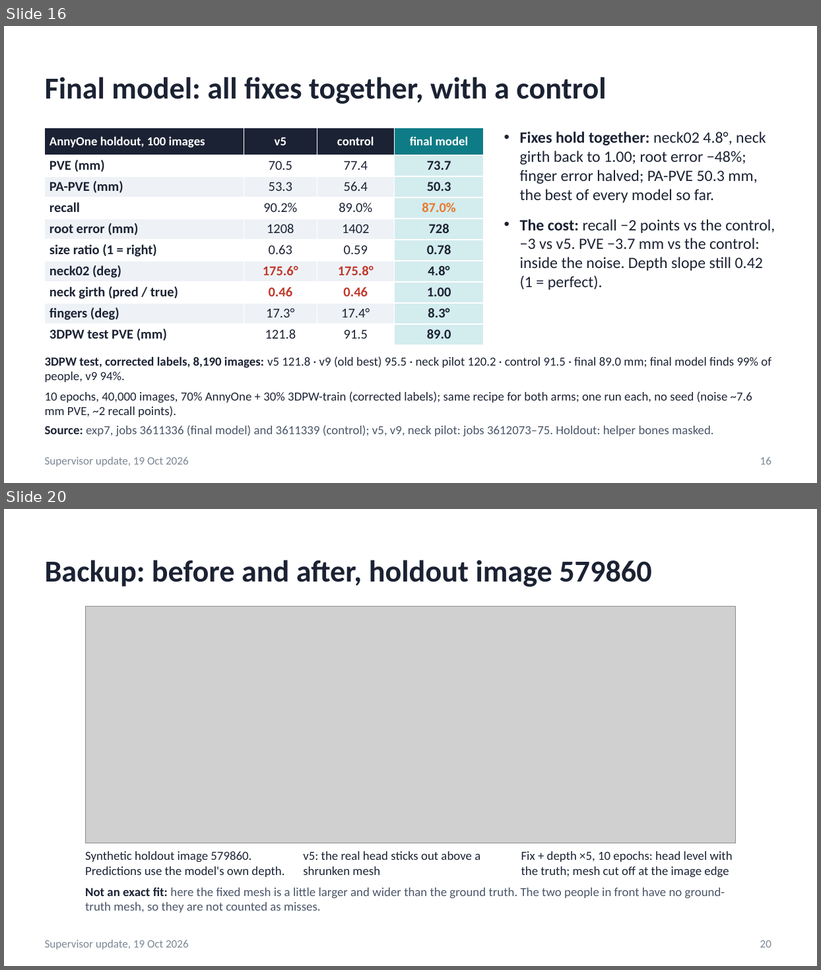
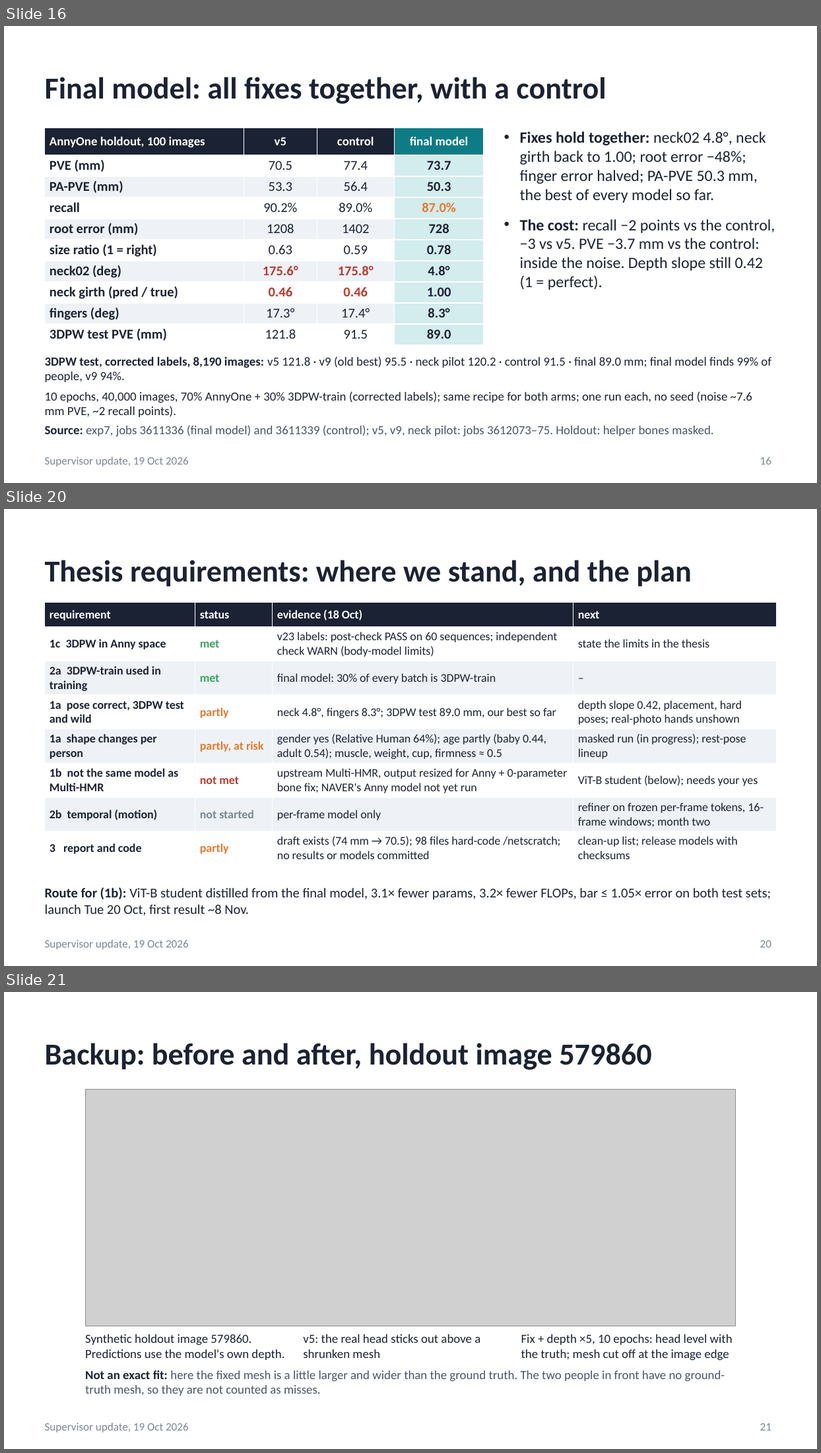
Before and after one commit to saadnajib/Multi-Person-Whole-Body-Human-Mesh-Recovery-in-a-Single-Shot-with-Annyone-dataset-and-3dpw-dataset, a slide deck: docs/supervisor_update_2026-10-16.pptx. Shown one above the other, each under a label of ours: slides 16 and 20 before the commit, slides 16, 20 and 21 after it; the slides between them are not shown. The pictures are 821x970 and 821x1453 pixels, drawn with LibreOffice and Linux fonts; fonts in the diff are those of the drawing; grey boxes stand for pictures. Boxes give left, top, right and bottom in pixels: in the first picture for what was removed or moved away, otherwise in the second. Text is boxed around its words. In the diff, an @@ line names an element or a change of style, - is before the commit and + after.

```diff
--- a/docs/supervisor_update_2026-10-16.pptx
+++ b/docs/supervisor_update_2026-10-16.pptx
@@ slide 20 added at box(4, 509, 817, 966), background #FFFFFF; not listed: 1 template element that a slide beside it also shows @@
@@ title added at box(45, 560, 692, 587), 27 pt, text #1B2233, bold @@
+Thesis requirements: where we stand, and the plan
@@ table added at box(45, 603, 776, 862), 8 rows, 4 columns @@
+requirement | status | evidence (18 Oct) | next
+1c 3DPW in Anny space | met | v23 labels: post-check PASS on 60 sequences; independent check WARN (body-model limits) | state the limits in the thesis
+2a 3DPW-train used in training | met | final model: 30% of every batch is 3DPW-train | –
+1a pose correct, 3DPW test and wild | partly | neck 4.8°, fingers 8.3°; 3DPW test 89.0 mm, our best so far | depth slope 0.42, placement, hard poses; real-photo hands unshown
+1a shape changes per person | partly, at risk | gender yes (Relative Human 64%); age partly (baby 0.44, adult 0.54); muscle, weight, cup, firmness ≈ 0.5 | masked run (in progress); rest-pose lineup
+1b not the same model as Multi-HMR | not met | upstream Multi-HMR, output resized for Anny + 0-parameter bone fix; NAVER's Anny model not yet run | ViT-B student (below); needs your yes
+2b temporal (motion) | not started | per-frame model only | refiner on frozen per-frame tokens, 16-frame windows; month two
+3 report and code | partly | draft exists (74 mm → 70.5); 98 files hard-code /netscratch; no results or models committed | clean-up list; release models with checksums
@@ text added at box(45, 888, 771, 916), 12 pt, text #1B2233 @@
+Route for (1b): ViT-B student distilled from the final model, 3.1× fewer params, 3.2× fewer FLOPs, bar ≤ 1.05× error on both test sets; launch Tue 20 Oct, first result ~8 Nov.
@@ page number added at box(760, 941, 772, 948), 10 pt, text #7B8794 @@
+20
@@ what was slide 20 is now slide 21 @@
@@ page number at box(760, 1424, 772, 1431): text changed @@
-20
+21
```
Also in this commit, not shown: 4 slides changed, 5 other files.
